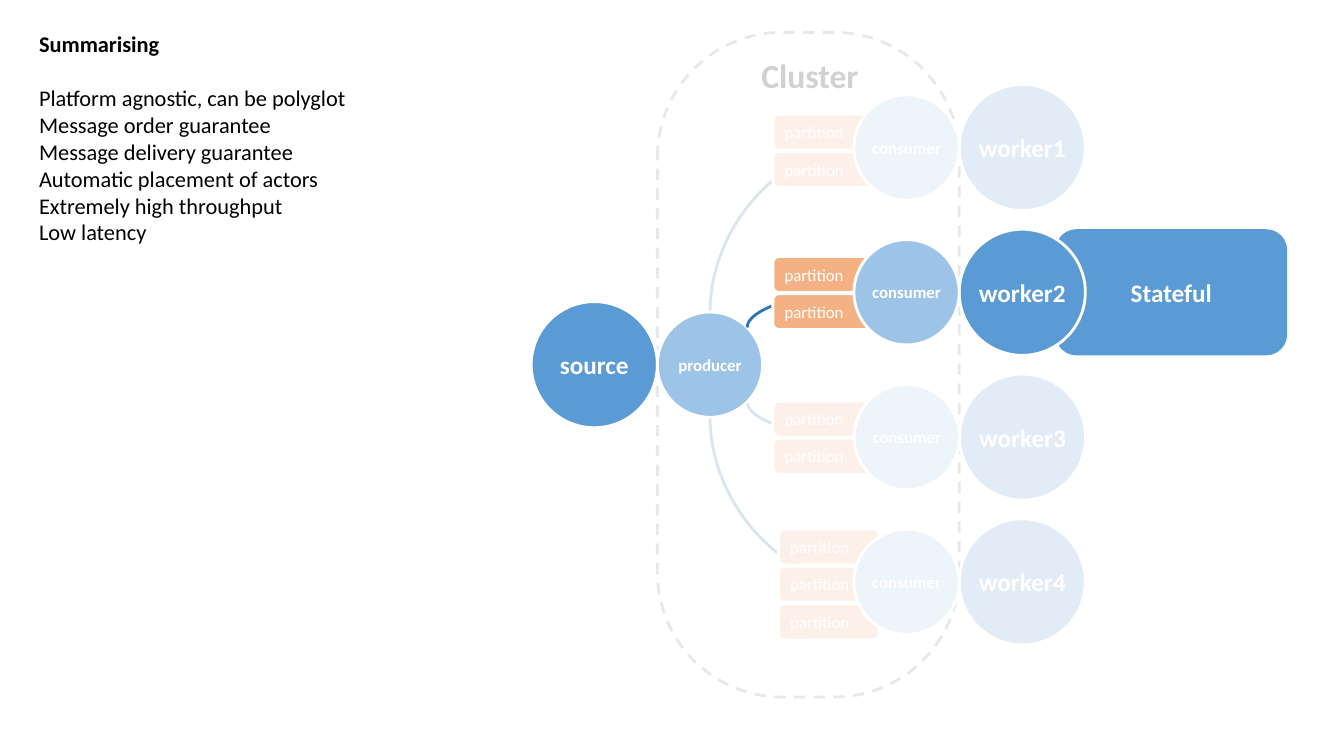
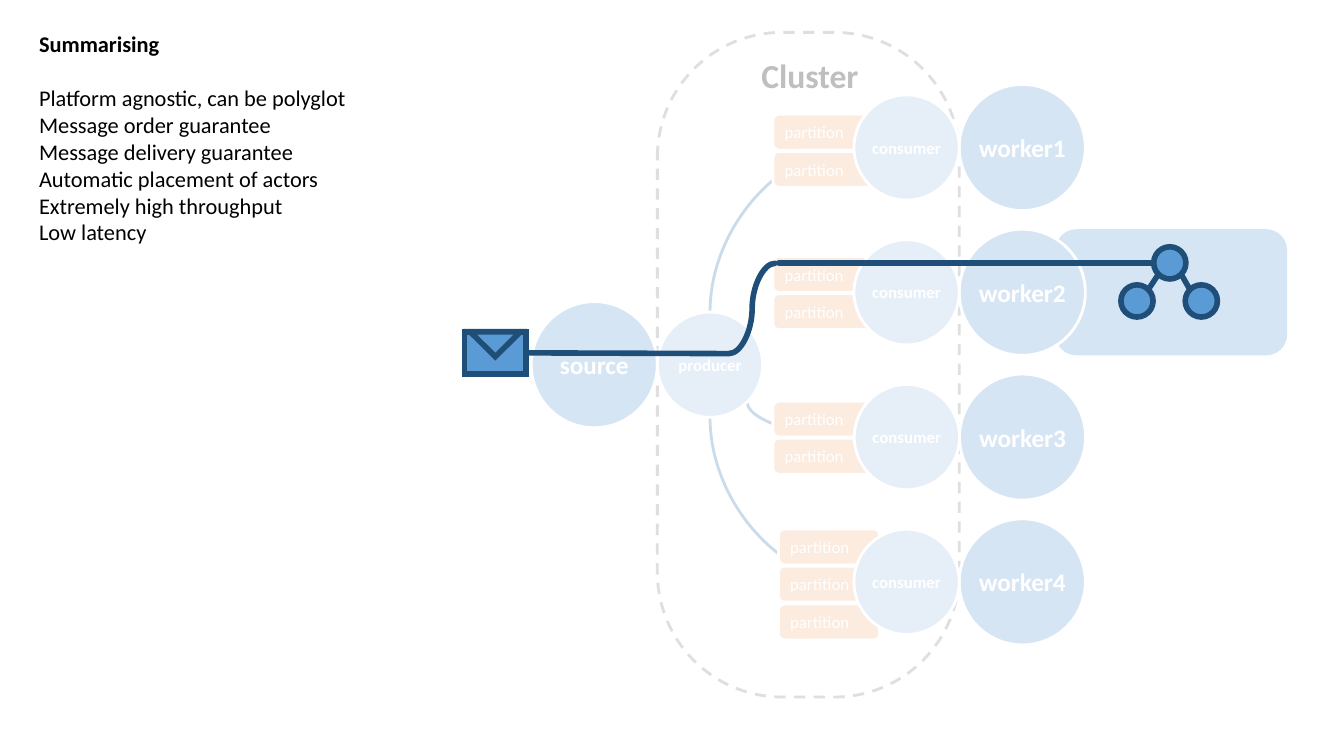
Before and after one commit to rogeralsing/Presentations, a slide deck: slide 10 of ClusterSoftware/cluster.pptx (slide 9 before the commit). Drawn at 1344x756 pixels with LibreOffice and Linux fonts; fonts in the diff are those of the drawing. Boxes give left, top, right and bottom in pixels: in the first picture for what was removed or moved away, otherwise in the second. Text is boxed around its words. In the diff, an @@ line names an element or a change of style, - is before the commit and + after.

```diff
--- a/ClusterSoftware/cluster.pptx
+++ b/ClusterSoftware/cluster.pptx
@@ rectangle resized from (x1=453, y1=0, x2=1154, y2=756) to (x1=465, y1=0, x2=1318, y2=756) @@
@@ rectangle at (x1=465, y1=0, x2=1318, y2=756): fill #FFFFFF at 82% opacity to #FFFFFF at 75% opacity @@
@@ curved arrow removed from (747, 328) to (854, 292) @@
@@ text in ellipse at (x1=872, y1=290, x2=941, y2=298): text removed @@
-consumer
@@ text in ellipse at (x1=979, y1=284, x2=1066, y2=302): text removed @@
-worker2
@@ text in rounded rectangle at (x1=1131, y1=284, x2=1212, y2=302): text removed @@
-Stateful
@@ group added at (x1=465, y1=247, x2=1218, y2=374): 4 lines, 3 ellipses, 1 curved line, 1 rectangle, 1 triangle @@
@@ text in rounded rectangle at (x1=785, y1=306, x2=844, y2=321): text removed @@
-partition
```
Also in this commit, not shown: 1 other slide changed, 1 slide added.
